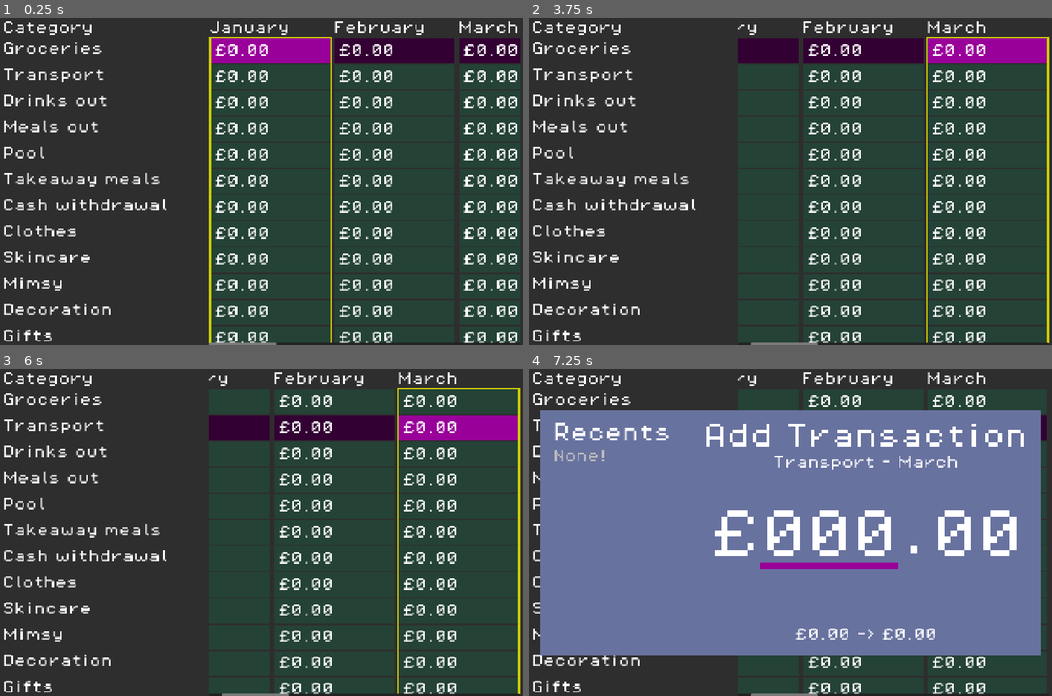
Above: before the commit, frames 1-4 (two rows, left to right).
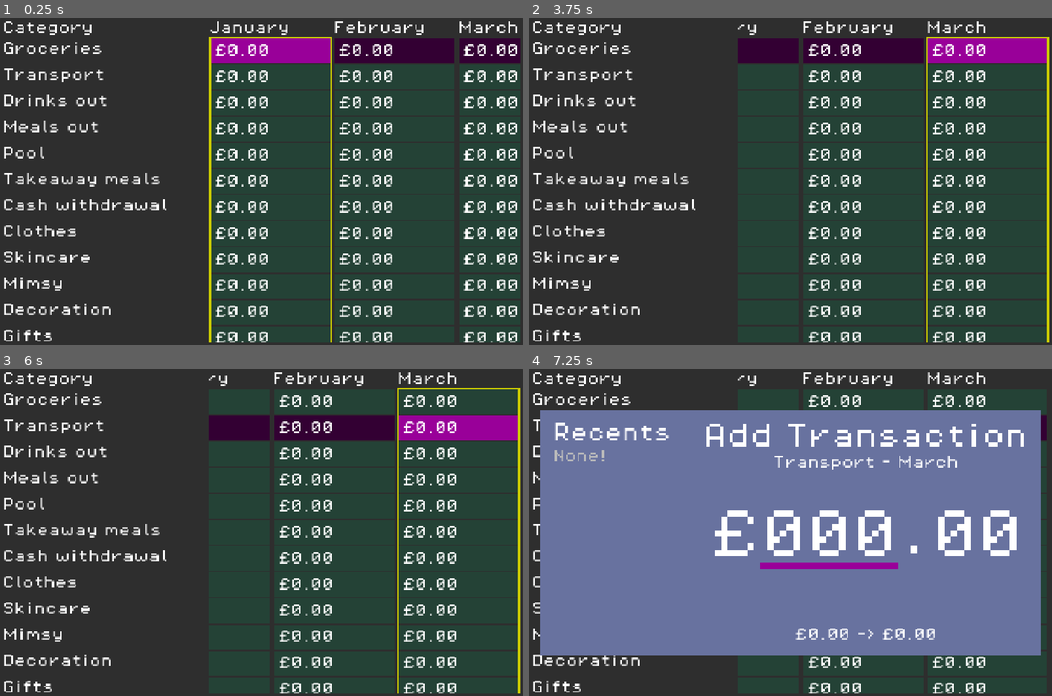
Above: after the commit, the same moments.

Repository: phrasmotica/budget-visualiser
Game: Godot game, scene res://scenes/ui/spreadsheet_ui/spreadsheet_ui.tscn
Two runs of this game, one before a commit and one after it. Both use one fixed random seed, a clock stepped at 60 frames per second and the inputs below.
Inputs (mouse positions are in pixels of both pictures, inside the frame that each line leads up to):
- Up to frame 1 (0.25 s): no input
- Up to frame 2 (3.75 s): tap Enter (ui_accept) at 0.5, 0.77, 1.25, 2, 2.75, 3.5 s; move the mouse to (905, 165) at 0.52 s; hold Right (ui_right) 0.53-1.25 s; tap Shift (bulk_modifier) at 0.6 s; click (905, 165) at 0.67 s; drag from (685, 197) to (764, 246) at 1.27 s; move the mouse to (842, 109) at 2.02 s; hold Right (ui_right) 2.03-2.75 s; tap Ctrl at 2.1 s; drag from (764, 246) to (633, 132) at 2.77 s; move the mouse to (947, 230) at 3.52 s; hold Left (ui_left) from 3.53 s (still down); tap Y at 3.6 s
- Up to frame 3 (6 s): tap Enter (ui_accept) at 3.77, 4.25 s; release Left (ui_left) at 4.25 s; drag from (104, 483) to (183, 450) at 4.27 s; move the mouse to (287, 532) at 5.02 s; hold Down (ui_down) 5.03-5.75 s; tap C at 5.1 s; click (287, 532) at 5.17 s; drag from (183, 450) to (156, 548) at 5.77 s
- Up to frame 4 (7.25 s): move the mouse to (905, 516) at 6.52 s; hold Up (ui_up) from 6.53 s (still down); tap Backspace at 6.6 s; tap Enter (ui_accept) at 6.77 s

The runs differ from the first frame. In frame 1, 0.1% of the frame differs, in the area x 39-99%, y 99-100%; in frame 2, 0.1%; in frame 3, 0.1%; in frame 4, 0.1%.

Commit message:
Fix size of YearGrid

Diff:
--- a/scenes/ui/year_grid/year_grid.tscn
+++ b/scenes/ui/year_grid/year_grid.tscn
@@ -23,7 +23,7 @@
 [node name="YearGrid" type="MarginContainer"]
 custom_minimum_size = Vector2(600, 0)
 offset_right = 1280.0
-offset_bottom = 808.0
+offset_bottom = 800.0
 theme = ExtResource("1_m770f")
 theme_override_constants/margin_left = 8
 theme_override_constants/margin_top = 8
@@ -58,8 +58,9 @@
 text = "Category"
 
 [node name="CategoryScrollContainer" type="ScrollContainer" parent="HBoxContainer/VBoxContainer"]
-custom_minimum_size = Vector2(500, 756)
-layout_mode = 2
+custom_minimum_size = Vector2(500, 0)
+layout_mode = 2
+size_flags_vertical = 3
 horizontal_scroll_mode = 0
 vertical_scroll_mode = 3
 
--- a/scenes/ui/year_grid/year_grid_appearance.gd
+++ b/scenes/ui/year_grid/year_grid_appearance.gd
@@ -12,7 +12,7 @@
 var category_scroll_container: ScrollContainer
 
 func for_idle() -> void:
-	h_scroll_container.horizontal_scroll_mode = ScrollContainer.SCROLL_MODE_AUTO
+	h_scroll_container.horizontal_scroll_mode = ScrollContainer.SCROLL_MODE_SHOW_NEVER
 
 func scroll_down_to_highlighted_cell(cell: CategoryCell) -> void:
 	var new_scroll := VScroll.scroll_down_to(v_scroll_container, cell)
